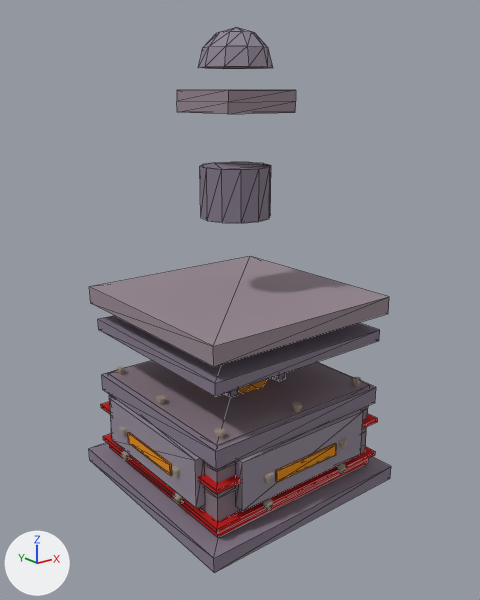
One commit to the glTF model buildings/drill/models/drill_cache_flat.glb: the scene before it, then after it.
Camera for both pictures: a 50 mm lens placed at (-2.04, -2.58, 2.02), pointed at (-0.01, -0.04, 1.01). The axes (+X, +Y, +Z) are drawn at lower left. The lights are the same throughout. The picture after the commit comes second. Mesh edges are drawn as thin lines on the coarser meshes. Where no turn or scale is listed for an object, it has been applied to the vertices. Vertices at exactly the same position are counted once.

In view in the first picture: 'ArmorFront', 'ArmorLeft', 'Band', 'BandHi', 'BasePlatform', 'Body', 'DerrickCap', 'DerrickStub', 'DomeSeal', 'HazardStripe', 'LockBand_0', 'Roof' and 19 more.
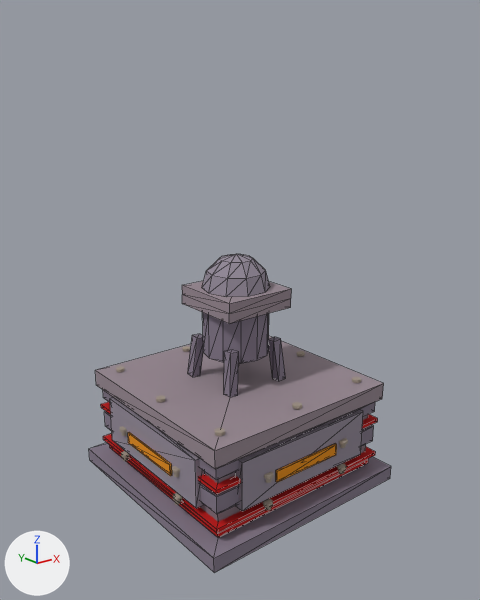
The newer file is also rescaled (x2.0) as a whole; pictures and numbers use the older file's frame.

What the commit changed:
me_box_002 is used by ob_band; location (0.0, 0.004, 0.45).
me_box_002 had 8 vertices, 12 faces and spanned x -0.525..0.525, y -0.525..0.525, z 0.0..0.09.
me_box_002 now has 8 vertices, 12 faces and spans x -0.525..0.525, y -0.527..0.523, z -0.225..-0.135.
me_box_002 part 1: the whole mesh is moved by (0.0, -0.002, -0.225).
me_box_003 is used by ob_bandhi; location (0.0, 0.004, 0.8).
me_box_003 had 8 vertices, 12 faces and spanned x -0.525..0.525, y -0.525..0.525, z 0.0..0.06.
me_box_003 now has 8 vertices, 12 faces and spans x -0.525..0.525, y -0.527..0.523, z -0.4..-0.34.
me_box_003 part 2: the whole mesh is moved by (0.0, -0.002, -0.4).
me_box_009 is used by ob_derrickcap; location (0.0, 0.0, 1.93).
me_box_009 had 12 vertices, 20 faces and spanned x -0.2..0.2, y -0.2..0.2, z 0.0..0.1.
me_box_009 now has 12 vertices, 20 faces and spans x -0.2..0.2, y -0.2..0.2, z -0.965..-0.865.
me_box_009 part 3: the whole mesh is moved by (0.0, 0.0, -0.965).
me_cylinder_004 is used by ob_derrickstub; location (0.0, 0.0, 1.43).
me_cylinder_004 had 24 vertices, 44 faces and spanned x -0.175..0.175, y -0.175..0.175, z 0.0..0.25.
me_cylinder_004 now has 24 vertices, 44 faces and spans x -0.175..0.175, y -0.175..0.175, z -0.715..-0.465.
me_cylinder_004 part 4: the whole mesh is moved by (0.0, 0.0, -0.715).
me_hemisphere is used by ob_domeseal; location (0.0, 0.0, 2.13).
me_hemisphere had 31 vertices, 58 faces and spanned x -0.175..0.175, y -0.166..0.166, z 0.0..0.175.
me_hemisphere now has 31 vertices, 58 faces and spans x -0.175..0.175, y -0.166..0.166, z -1.065..-0.89.
me_hemisphere part 5: the whole mesh is moved by (0.0, 0.0, -1.065).
me_box_004 is used by ob_roof; location (0.0, 0.002, 0.95).
me_box_004 had 8 vertices, 12 faces and spanned x -0.55..0.55, y -0.55..0.55, z 0.0..0.09.
me_box_004 now has 8 vertices, 12 faces and spans x -0.55..0.55, y -0.551..0.549, z -0.475..-0.385.
me_box_004 part 6: the whole mesh is moved by (0.0, -0.001, -0.475).

Changed parts and their boxes (x1, y1, x2, y2) in the pictures (480 x 600 px):
'Roof', moved
    before: (89, 256, 389, 367)
    after: (95, 336, 384, 469)
'BandHi', moved
    before: (98, 316, 380, 396)
    after: (103, 390, 375, 480)
'DerrickStub', moved
    before: (200, 162, 271, 223)
    after: (203, 313, 269, 363)
'Band', moved
    before: (102, 361, 376, 469)
    after: (104, 411, 374, 514)
'DerrickCap', moved
    before: (177, 90, 296, 114)
    after: (182, 281, 291, 324)
'DomeSeal', moved
    before: (198, 27, 273, 69)
    after: (202, 254, 270, 297)
'Body', unchanged, covered by the edit
    before: (108, 361, 369, 521)
    after: (200, 414, 368, 538)
